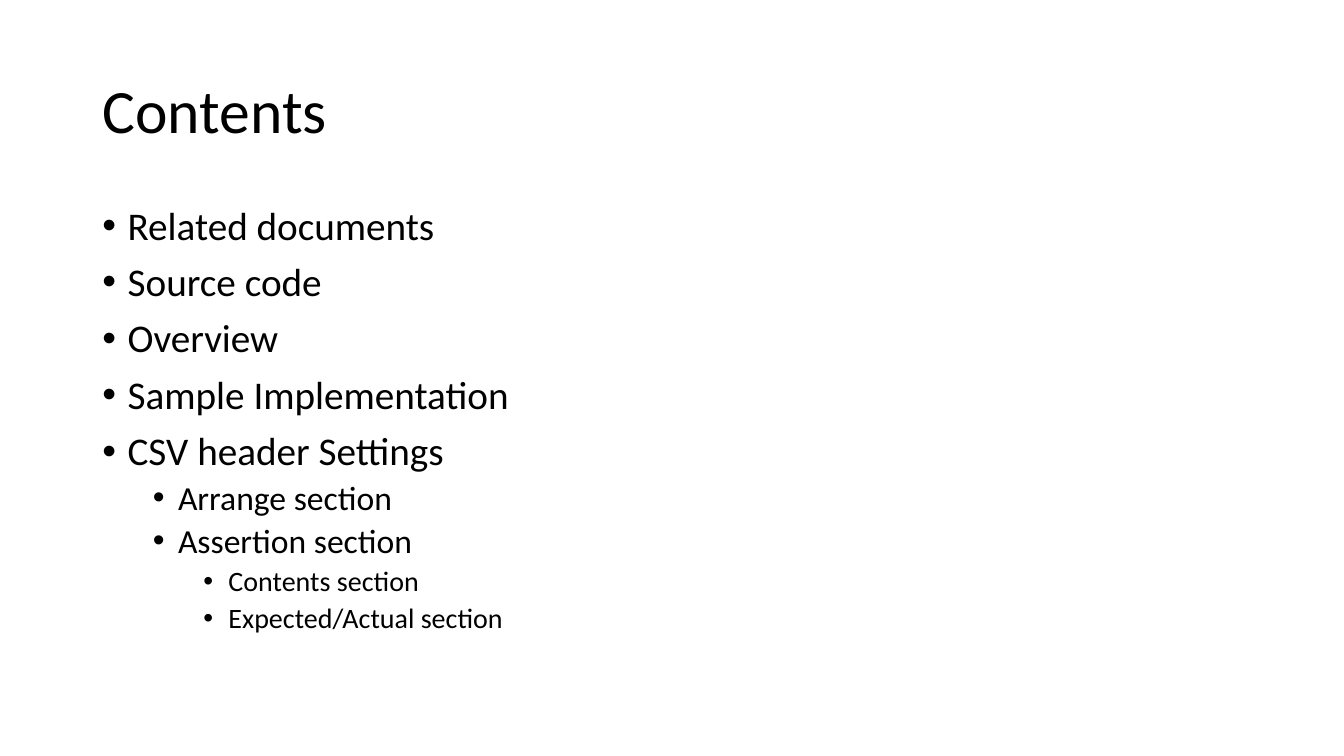
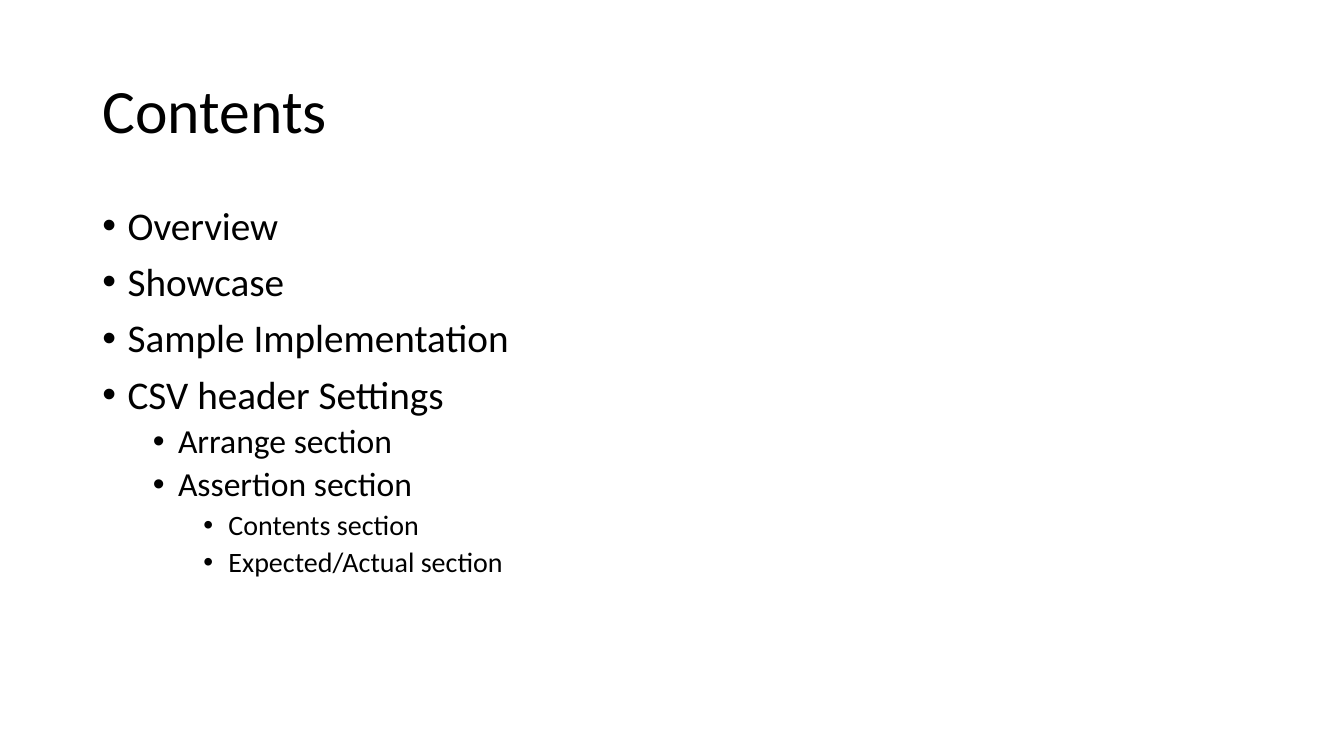
Before and after one commit to kenyamat/Tatami-dotnet, a slide deck: slide 2 of docs/Tatami overview.pptx. Drawn at 1344x756 pixels with LibreOffice and Linux fonts; fonts in the diff are those of the drawing. Boxes give left, top, right and bottom in pixels: in the first picture for what was removed or moved away, otherwise in the second. Text is boxed around its words. In the diff, an @@ line names an element or a change of style, - is before the commit and + after.

```diff
--- a/docs/Tatami overview.pptx
+++ b/docs/Tatami overview.pptx
@@ text at [128, 212, 435, 297]: paragraphs removed @@
-• Related documents
-• Source code
@@ text at [128, 268, 284, 297]: paragraph added @@
+• Showcase
```
Also in this commit, not shown: 4 other slides changed.
